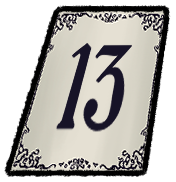
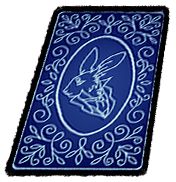
Layer changes from the first 176 x 182 image to the second:
added layer "VERSO 3.png" above "3 - 1.png" over [4,7,169,177]
hid "3 - 13.png", painted on it over [4,7,169,177]
